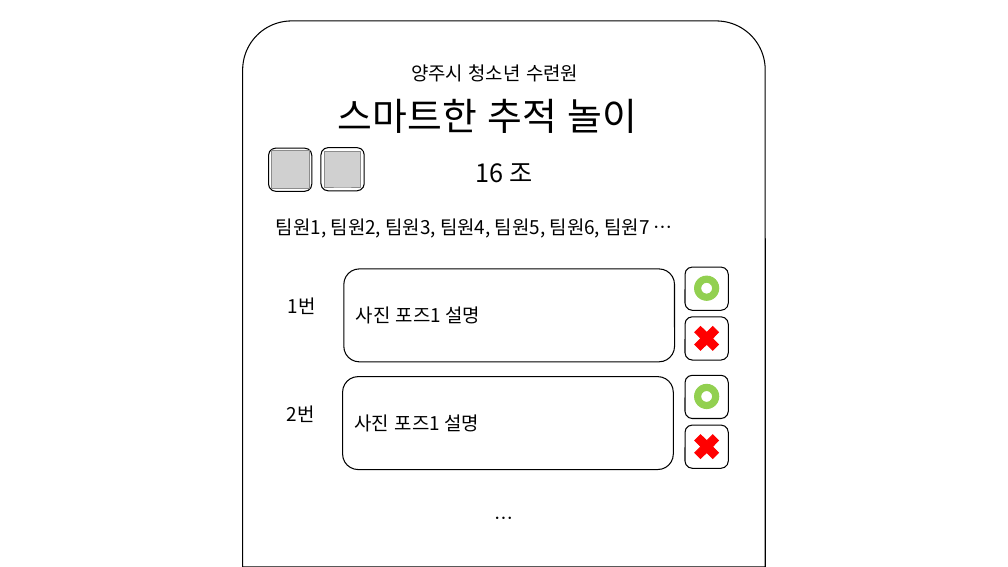
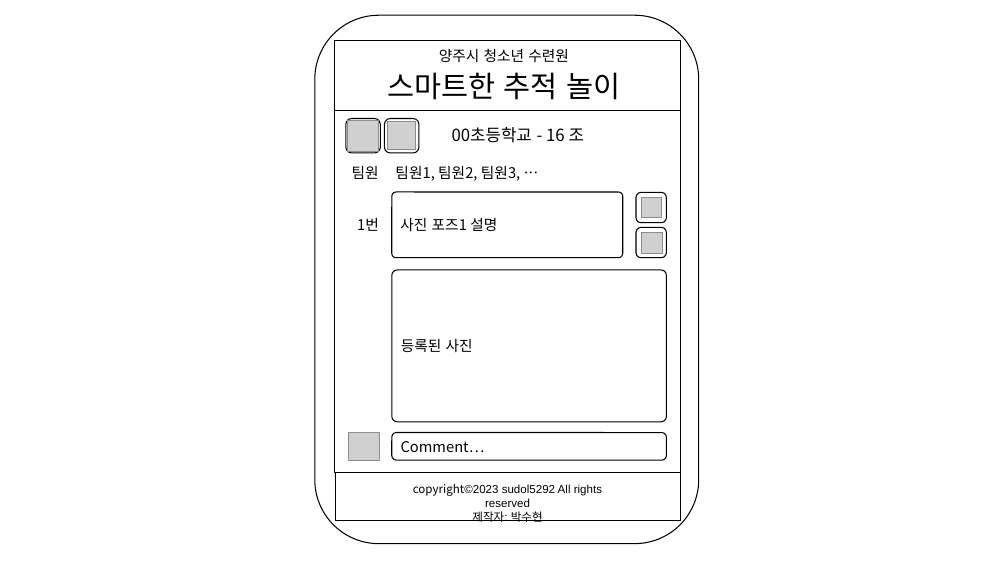
Before and after one commit to hyun5292/React, a slide deck: slide 2 of smart-tracking-game/smart-tracking-game-client/public/assets/스마트한_추적놀이_기획.pptx (slide 3 before the commit). Drawn at 1008x567 pixels with LibreOffice and Linux fonts; fonts in the diff are those of the drawing; grey boxes stand for pictures. Boxes give left, top, right and bottom in pixels: in the first picture for what was removed or moved away, otherwise in the second. Text is boxed around its words. In the diff, an @@ line names an element or a change of style, - is before the commit and + after.

Commit message:
SmartTracking 기획서&스토리보드 등록

```diff
--- a/smart-tracking-game/smart-tracking-game-client/public/assets/스마트한_추적놀이_기획.pptx
+++ b/smart-tracking-game/smart-tracking-game-client/public/assets/스마트한_추적놀이_기획.pptx
@@ round same rect removed at (243, 21, 765, 567) @@
@@ rounded rectangle added at (315, 15, 699, 544), fill #FFFFFF, outline #000000 1 pt @@
@@ rectangle added at (335, 40, 681, 110), fill #FFFFFF, outline #000000 1 pt @@
@@ text "양주시 청소년 수련원": place and size @@
-text "양주시 청소년 수련원" at (411, 64, 578, 82)
+text "양주시 청소년 수련원" at (439, 48, 569, 62)
@@ text "양주시 청소년 수련원" at (439, 48, 569, 62): size 18 to 14 pt; alignment left to centre @@
@@ text "스마트한 추적 놀이": place and size @@
-text "스마트한 추적 놀이" at (338, 98, 638, 133)
+text "스마트한 추적 놀이" at (388, 72, 620, 100)
@@ text "스마트한 추적 놀이" at (388, 72, 620, 100): size 36 to 28 pt; alignment left to centre @@
@@ rounded rectangle: place and size @@
-rounded rectangle at (321, 147, 364, 191)
+rounded rectangle at (346, 119, 381, 154)
@@ rounded rectangle: place and size @@
-rounded rectangle at (268, 148, 312, 191)
+rounded rectangle at (385, 119, 420, 154)
@@ picture: place and size @@
-picture at (271, 150, 309, 188)
+picture at (348, 120, 378, 150)
@@ group added at (334, 110, 680, 473): 4 pictures, 3 rounded rectangles, 1 rectangle, 1 text @@
+팀원
+Comment…
+등록된 사진
@@ text at (452, 127, 584, 143): text changed; size 24 to 16 pt @@
-16 조
+00초등학교 - 16 조
@@ picture removed at (325, 151, 361, 187) @@
@@ text at (395, 166, 520, 181): text changed; size 18 to 14 pt @@
-팀원1, 팀원2, 팀원3, 팀원4, 팀원5, 팀원6, 팀원7 …
+팀원1, 팀원2, 팀원3, …
@@ rounded rectangle "사진 포즈1 설명": place and size @@
-rounded rectangle "사진 포즈1 설명" at (344, 269, 675, 362)
+rounded rectangle "사진 포즈1 설명" at (392, 192, 623, 258)
@@ rounded rectangle "사진 포즈1 설명" at (392, 192, 623, 258): size 18 to 14 pt; proportions changed @@
@@ text "1번": place and size @@
-text "1번" at (288, 297, 316, 314)
+text "1번" at (357, 218, 379, 231)
@@ text "1번" at (357, 218, 379, 231): size 18 to 14 pt @@
@@ rounded rectangle: place and size @@
-rounded rectangle at (685, 267, 728, 310)
+rounded rectangle at (636, 228, 666, 258)
@@ donut removed at (695, 276, 719, 300) @@
@@ rounded rectangle removed at (685, 317, 728, 360) @@
@@ cross removed at (690, 321, 724, 356) @@
@@ rounded rectangle removed at (343, 377, 673, 470) @@
-사진 포즈1 설명
@@ rounded rectangle removed at (685, 375, 728, 418) @@
@@ donut removed at (695, 384, 719, 408) @@
@@ text removed at (287, 405, 315, 422) @@
-2번
@@ rounded rectangle removed at (685, 425, 728, 468) @@
@@ cross removed at (690, 430, 724, 464) @@
@@ rectangle added at (335, 473, 681, 521), fill #FFFFFF, outline #000000 1 pt @@
@@ text added at (413, 483, 602, 522), 11 pt, text #000000 @@
+copyright©2023 sudol5292 All rights reserved
+제작자: 박수현
@@ text removed at (478, 503, 532, 533) @@
-…
```
Also in this commit, not shown: 3 other slides changed, 5 slides added, 2 other files.
